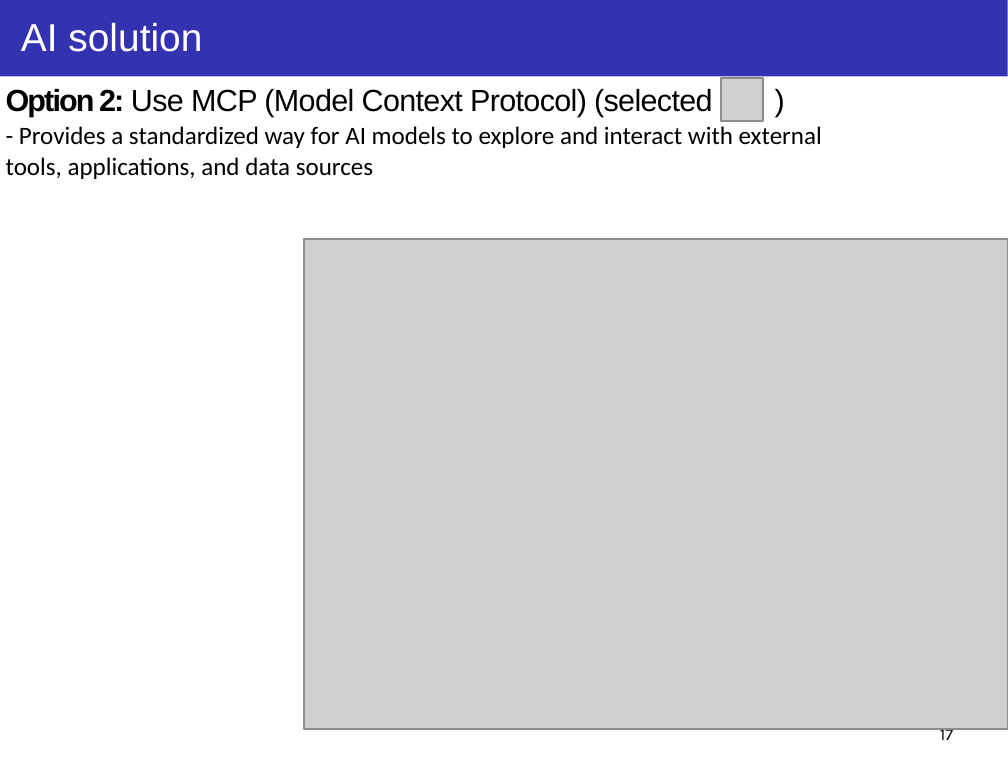
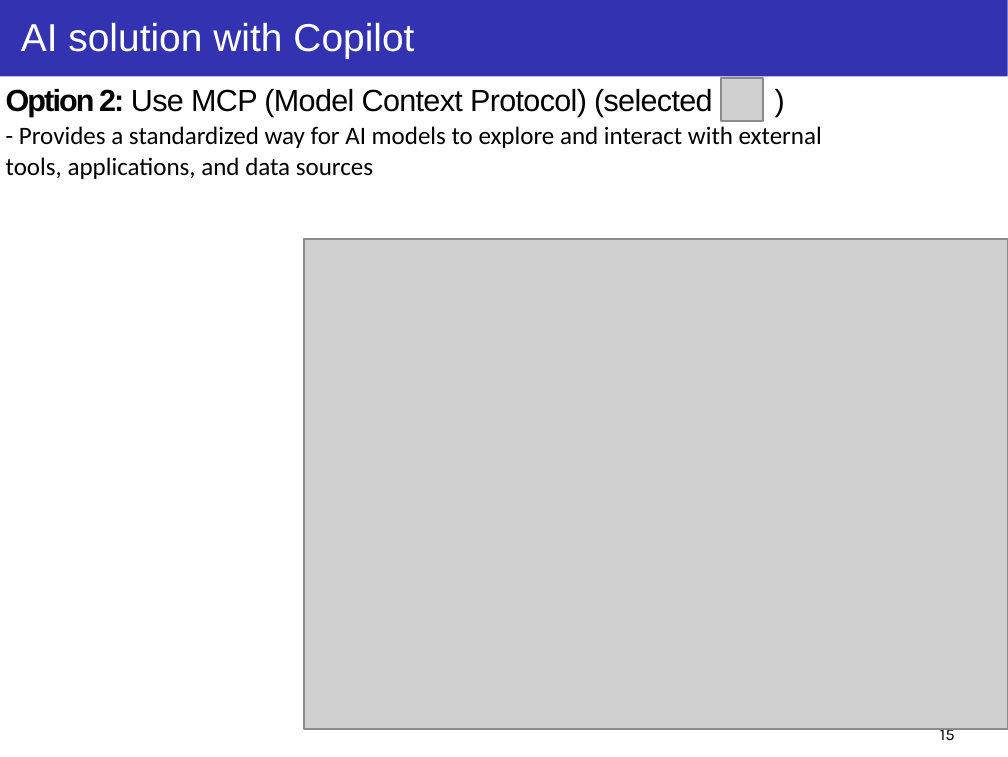
Before and after one commit to taikt/codefun, a slide deck: slide 15 of deepl/code_guard/doc/Code-Guard.pptx (slide 17 before the commit). Drawn at 1008x757 pixels with LibreOffice and Linux fonts; fonts in the diff are those of the drawing; grey boxes stand for pictures. Boxes give left, top, right and bottom in pixels: in the first picture for what was removed or moved away, otherwise in the second. Text is boxed around its words. In the diff, an @@ line names an element or a change of style, - is before the commit and + after.

```diff
--- a/deepl/code_guard/doc/Code-Guard.pptx
+++ b/deepl/code_guard/doc/Code-Guard.pptx
@@ title at (21, 23, 414, 59): text changed @@
-AI solution
+AI solution with Copilot
@@ page number at (940, 726, 955, 740): text changed @@
-17
+15
```
Also in this commit, not shown: 5 other slides changed, 7 slides added, 7 slides removed.
